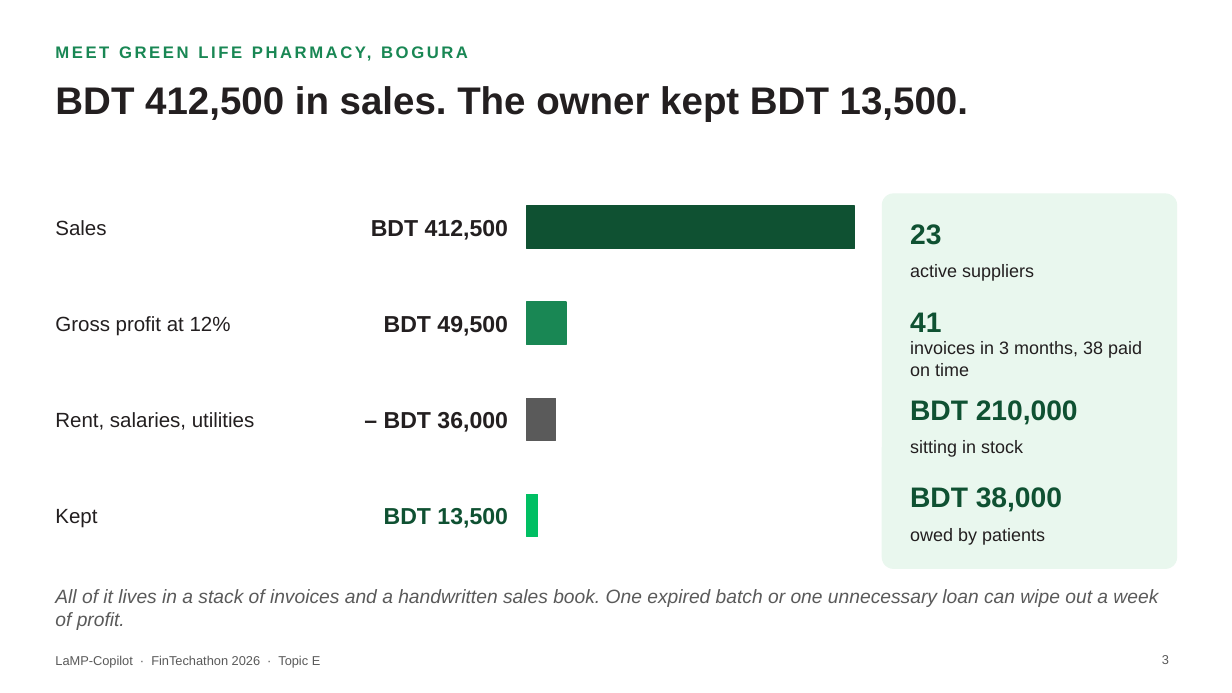
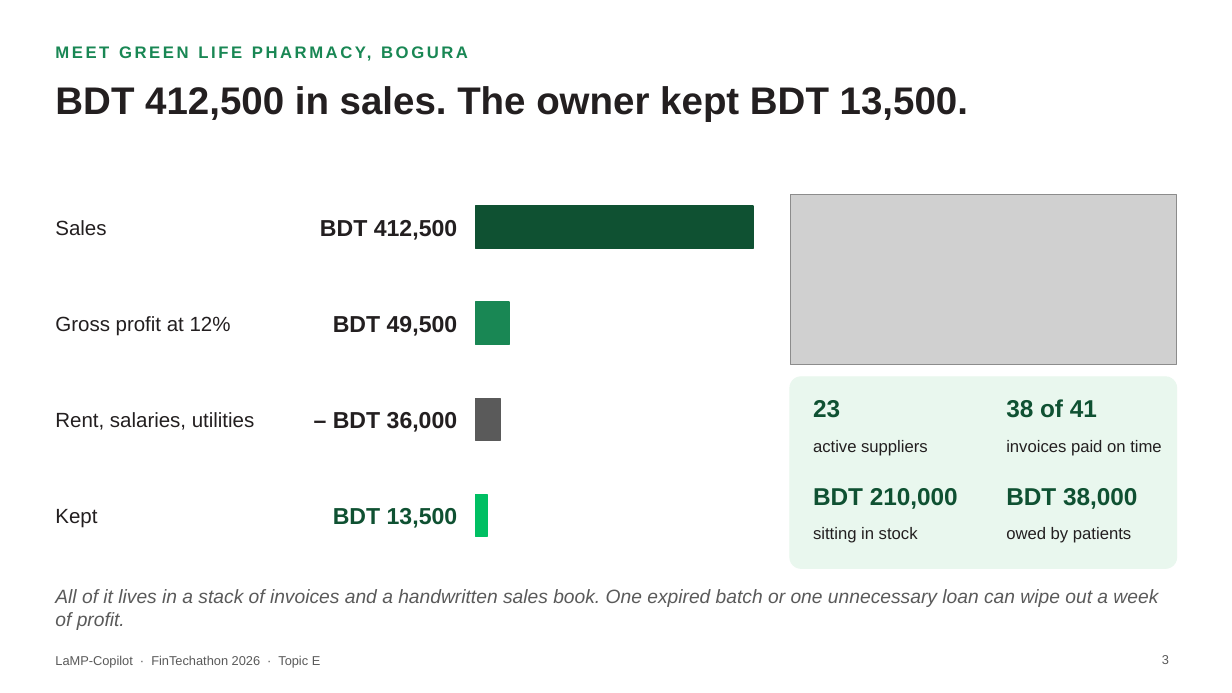
Before and after one commit to ishmam259/lamp-copilot, a slide deck: slide 3 of deck/LaMP-Copilot.pptx. Drawn at 1232x693 pixels with LibreOffice and Linux fonts; fonts in the diff are those of the drawing; grey boxes stand for pictures. Boxes give left, top, right and bottom in pixels: in the first picture for what was removed or moved away, otherwise in the second. Text is boxed around its words. In the diff, an @@ line names an element or a change of style, - is before the commit and + after.

Commit message:
deck: add how-we-solve-it slides and BCOLBD stock photos

```diff
--- a/deck/LaMP-Copilot.pptx
+++ b/deck/LaMP-Copilot.pptx
@@ text "BDT 412,500": place and size @@
-text "BDT 412,500" at bbox=[371, 220, 508, 240]
+text "BDT 412,500" at bbox=[320, 220, 457, 240]
@@ rectangle: place and size @@
-rectangle at bbox=[527, 206, 855, 249]
+rectangle at bbox=[476, 206, 753, 249]
@@ picture added at bbox=[790, 194, 1177, 365] @@
@@ text "BDT 49,500": place and size @@
-text "BDT 49,500" at bbox=[384, 316, 508, 336]
+text "BDT 49,500" at bbox=[333, 316, 458, 336]
@@ rectangle: place and size @@
-rectangle at bbox=[527, 302, 567, 345]
+rectangle at bbox=[476, 302, 509, 345]
@@ text removed at bbox=[910, 312, 941, 332] @@
-41
@@ rounded rectangle: place and size @@
-rounded rectangle at bbox=[883, 194, 1177, 568]
+rounded rectangle at bbox=[790, 377, 1177, 568]
@@ rounded rectangle at bbox=[790, 377, 1177, 568]: proportions changed @@
@@ size 22 to 19 pt in 3 elements at bbox=[1006, 488, 1137, 509], bbox=[813, 488, 958, 509], bbox=[813, 400, 840, 418] @@
@@ text "23": place and size @@
-text "23" at bbox=[910, 224, 941, 245]
+text "23" at bbox=[813, 400, 840, 418]
@@ text "– BDT 36,000": place and size @@
-text "– BDT 36,000" at bbox=[384, 412, 508, 432]
+text "– BDT 36,000" at bbox=[333, 412, 458, 432]
@@ rectangle: place and size @@
-rectangle at bbox=[527, 398, 555, 441]
+rectangle at bbox=[476, 398, 500, 441]
@@ text at bbox=[1006, 399, 1097, 418]: text changed; size 14 to 19 pt; text colour #231F20 to #0F5132; bold on @@
-invoices in 3 months, 38 paid on time
+38 of 41
@@ size 14 to 13 pt in 3 elements at bbox=[1006, 527, 1131, 543], bbox=[813, 527, 918, 543], bbox=[813, 440, 928, 456] @@
@@ text "active suppliers": place and size @@
-text "active suppliers" at bbox=[910, 264, 1034, 281]
+text "active suppliers" at bbox=[813, 440, 928, 456]
@@ text added at bbox=[1006, 440, 1161, 456], 13 pt, text #231F20 @@
+invoices paid on time
@@ text "BDT 210,000": place and size @@
-text "BDT 210,000" at bbox=[910, 400, 1078, 425]
+text "BDT 210,000" at bbox=[813, 488, 958, 509]
@@ text "BDT 38,000": place and size @@
-text "BDT 38,000" at bbox=[910, 487, 1062, 512]
+text "BDT 38,000" at bbox=[1006, 488, 1137, 509]
@@ text "BDT 13,500": place and size @@
-text "BDT 13,500" at bbox=[384, 508, 508, 528]
+text "BDT 13,500" at bbox=[333, 508, 458, 528]
@@ rectangle: place and size @@
-rectangle at bbox=[527, 494, 538, 537]
+rectangle at bbox=[476, 494, 487, 537]
@@ text "sitting in stock": place and size @@
-text "sitting in stock" at bbox=[910, 440, 1023, 457]
+text "sitting in stock" at bbox=[813, 527, 918, 543]
@@ text "owed by patients": place and size @@
-text "owed by patients" at bbox=[910, 528, 1045, 545]
+text "owed by patients" at bbox=[1006, 527, 1131, 543]
```
Also in this commit, not shown: 2 other slides changed, 2 slides added, 1 slide removed, 13 other files.
